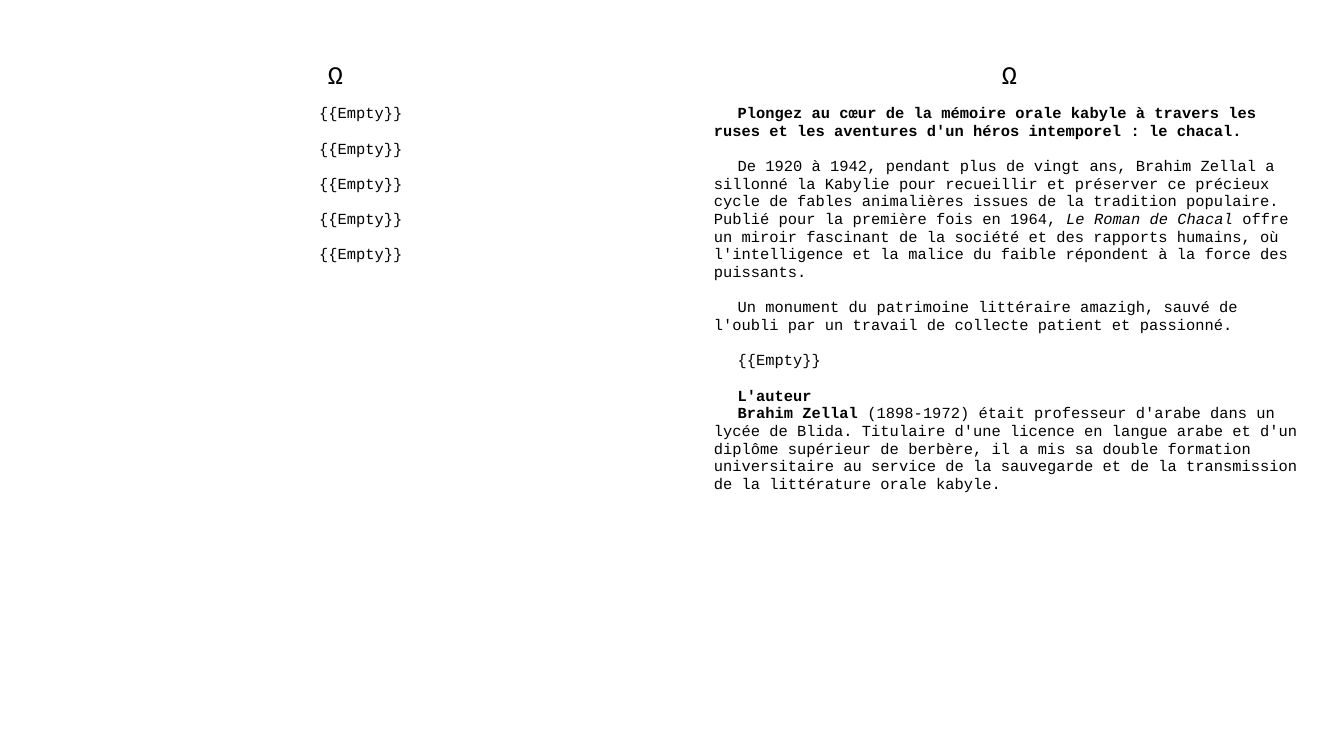
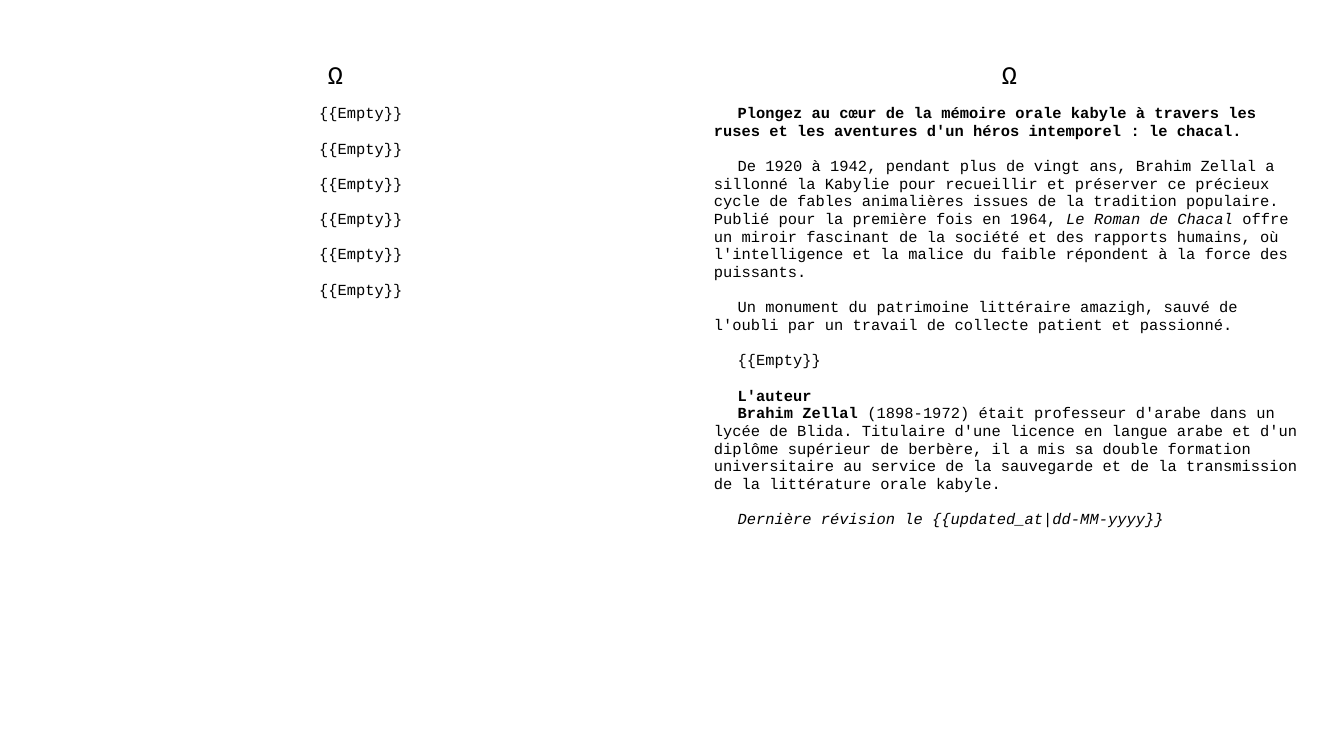
Before and after one commit to sferhah/tamacahut_n_wuccen, a slide deck: slide 88 of Uccen.ConsoleApp/Resources/pptx/uccen.pptx. Drawn at 1344x756 pixels with LibreOffice and Linux fonts; fonts in the diff are those of the drawing. Boxes give left, top, right and bottom in pixels: in the first picture for what was removed or moved away, otherwise in the second. Text is boxed around its words. In the diff, an @@ line names an element or a change of style, - is before the commit and + after.

```diff
--- a/Uccen.ConsoleApp/Resources/pptx/uccen.pptx
+++ b/Uccen.ConsoleApp/Resources/pptx/uccen.pptx
@@ table at bbox=[32, 16, 1315, 729] @@
-row 3, column 1: {{Empty}} / {{Empty}} / {{Empty}} / {{Empty}} / {{Empty}}
+row 3, column 1: {{Empty}} / {{Empty}} / {{Empty}} / {{Empty}} / {{Empty}} / {{Empty}}
-row 3, column 3: Plongez au cœur de la mémoire orale kabyle à travers les ruses et les aventures d'un héros intemporel : le chacal. / De 1920 à 1942, pendant plus de vingt ans, Brahim Zellal a sillonné la Kabylie pour recueillir et préserver ce précieux cycle de fables animalières issues de la tradition populaire. Publié pour la première fois en 1964, Le Roman de Chacal offre un miroir fascinant de la société et des rapports humains, où l'intelligence et la malice du faible répondent à la force des puissants. / Un monument du patrimoine littéraire amazigh, sauvé de l'oubli par un travail de collecte patient et passionné. / {{Empty}} / L'auteur / Brahim Zellal (1898-1972) était professeur d'arabe dans un lycée de Blida. Titulaire d'une licence en langue arabe et d'un diplôme supérieur de berbère, il a mis sa double formation universitaire au service de la sauvegarde et de la transmission de la littérature orale kabyle.
+row 3, column 3: Plongez au cœur de la mémoire orale kabyle à travers les ruses et les aventures d'un héros intemporel : le chacal. / De 1920 à 1942, pendant plus de vingt ans, Brahim Zellal a sillonné la Kabylie pour recueillir et préserver ce précieux cycle de fables animalières issues de la tradition populaire. Publié pour la première fois en 1964, Le Roman de Chacal offre un miroir fascinant de la société et des rapports humains, où l'intelligence et la malice du faible répondent à la force des puissants. / Un monument du patrimoine littéraire amazigh, sauvé de l'oubli par un travail de collecte patient et passionné. / {{Empty}} / L'auteur / Brahim Zellal (1898-1972) était professeur d'arabe dans un lycée de Blida. Titulaire d'une licence en langue arabe et d'un diplôme supérieur de berbère, il a mis sa double formation universitaire au service de la sauvegarde et de la transmission de la littérature orale kabyle. / Dernière révision le {{updated_at|dd-MM-yyyy}}
```
Also in this commit, not shown: 9 other files.
